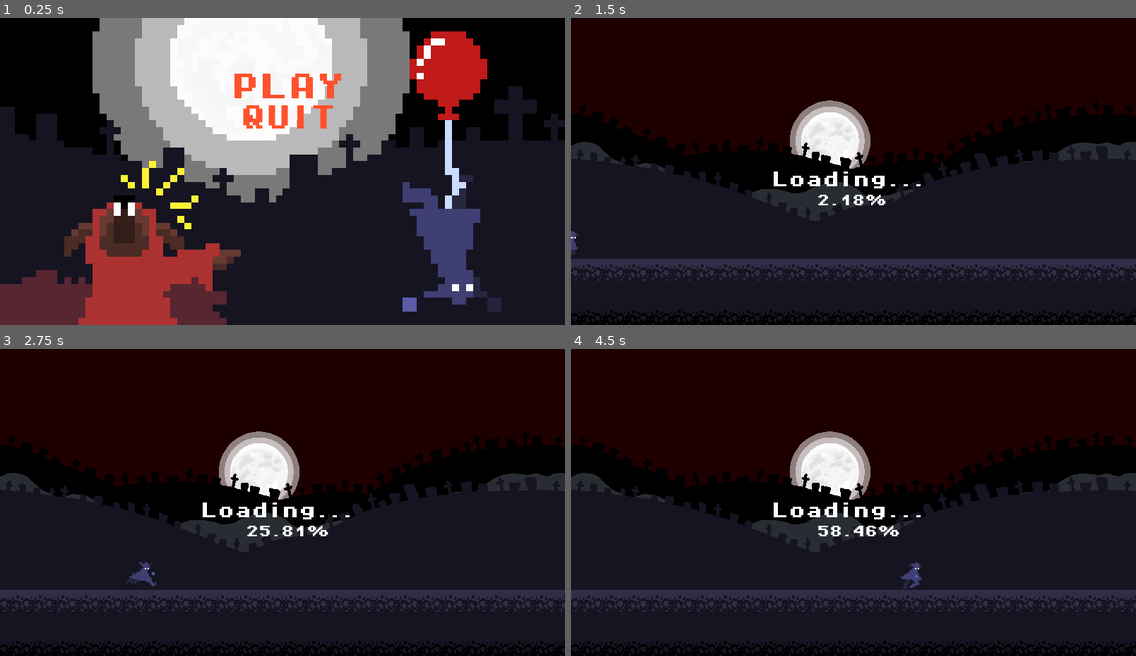
Above: before the commit, frames 1-4 (two rows, left to right).
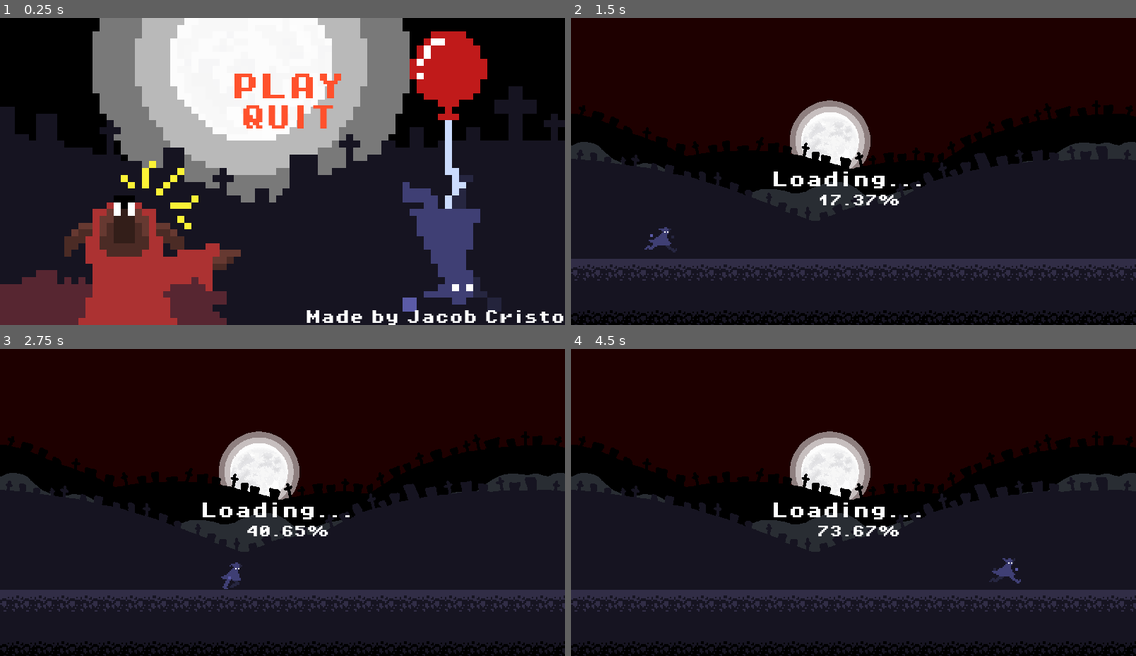
Above: after the commit, the same moments.

Repository: JacobCristo/Happy-Birthday-Baron
Game: Godot game, scene res://Scenes/title.tscn
The game is run twice, just before and just after one commit, with the same random seed, the same clock (stepped at 60 frames per second) and the same inputs.
Inputs (mouse positions are in pixels of both pictures, inside the frame that each line leads up to):
- Up to frame 1 (0.25 s): no input
- Up to frame 2 (1.5 s): click "PLAY" at 0.5 s; tap Space (jump) at 1.25 s; move the mouse to (977, 156) at 1.27 s; hold D (move_right) from 1.28 s (still down); hold Shift (run) from 1.28 s (still down); tap W (enter_door) at 1.35 s
- Up to frame 3 (2.75 s): keep holding D (move_right); tap Space (jump) at 1.52, 1.82, 2.27, 2.57 s; move the mouse to (169, 517) at 2.02 s; release Shift (run) at 2.03 s; tap Shift (run) at 2.1 s; click (169, 517) at 2.3 s
- Up to frame 4 (4.5 s): move the mouse to (910, 434) at 2.77 s; release D (move_right) at 2.78 s; press the mouse at (910, 434) at 2.78 s; hold A (move_left) 2.78-3.53 s; tap Space (jump) at 3.05, 3.6, 3.77, 4.07 s; move the mouse to (825, 563) at 3.52 s; release the mouse at (825, 563) at 3.53 s; hold D (move_right) from 3.53 s (still down); tap W (enter_door) at 3.8, 4.35 s; move the mouse to (1023, 548) at 4.27 s; hold Shift (run) from 4.28 s (still down)

The runs differ from the first frame. In frame 1, 0.8% of the frame differs, in the area x 54-100%, y 95-100%; in frame 2, 0.5%; in frame 3, 0.4%; in frame 4, 0.5%.

Commit message:
door transition animation and title screen changes

Diff:
--- a/first-game/Scenes/door.tscn
+++ b/first-game/Scenes/door.tscn
@@ -5,6 +5,8 @@
 [sub_resource type="RectangleShape2D" id="RectangleShape2D_2wpan"]
 
 [node name="Door" type="Area2D"]
+collision_layer = 0
+collision_mask = 2
 script = ExtResource("1_ix0sm")
 
 [node name="CollisionShape2D" type="CollisionShape2D" parent="."]
--- a/first-game/Scenes/player.tscn
+++ b/first-game/Scenes/player.tscn
@@ -1,8 +1,9 @@
-[gd_scene load_steps=117 format=3 uid="uid://ctfl48arpid3r"]
+[gd_scene load_steps=121 format=3 uid="uid://ctfl48arpid3r"]
 
 [ext_resource type="Script" path="res://Scripts/player.gd" id="1_dfolg"]
 [ext_resource type="Texture2D" uid="uid://cdmaf8wd3b0ve" path="res://Assets/sprites/Baron_Idle-Sheet.png" id="2_x78sb"]
 [ext_resource type="Texture2D" uid="uid://bqstpjuldrbmd" path="res://Assets/sprites/Baron_Run-Sheet.png" id="3_4icum"]
+[ext_resource type="Texture2D" uid="uid://g8dwxf857qq6" path="res://Assets/sprites/Baron_Door_Transition-Sheet.png" id="3_5vnib"]
 [ext_resource type="Texture2D" uid="uid://ua6q72eao2vi" path="res://Assets/sprites/Baron_JumpSmoke-Sheet.png" id="4_0kg0d"]
 [ext_resource type="Texture2D" uid="uid://nyaai1kykqnp" path="res://Assets/sprites/Batron_Fly-Sheet.png" id="4_sl54d"]
 [ext_resource type="Texture2D" uid="uid://d2vox7rr0podp" path="res://Assets/sprites/Baron_Jump-Sheet.png" id="4_vpdq4"]
@@ -37,6 +38,18 @@
 atlas = ExtResource("6_xrqrp")
 region = Rect2(270, 0, 45, 45)
 
+[sub_resource type="AtlasTexture" id="AtlasTexture_lugpv"]
+atlas = ExtResource("3_5vnib")
+region = Rect2(0, 0, 45, 45)
+
+[sub_resource type="AtlasTexture" id="AtlasTexture_ltbp8"]
+atlas = ExtResource("3_5vnib")
+region = Rect2(45, 0, 45, 45)
+
+[sub_resource type="AtlasTexture" id="AtlasTexture_cl0c7"]
+atlas = ExtResource("3_5vnib")
+region = Rect2(90, 0, 45, 45)
+
 [sub_resource type="AtlasTexture" id="AtlasTexture_xow0g"]
 atlas = ExtResource("4_vpdq4")
 region = Rect2(0, 0, 45, 45)
@@ -459,6 +472,20 @@
 }],
 "loop": false,
 "name": &"bat_smoke",
+"speed": 10.0
+}, {
+"frames": [{
+"duration": 1.0,
+"texture": SubResource("AtlasTexture_lugpv")
+}, {
+"duration": 1.0,
+"texture": SubResource("AtlasTexture_ltbp8")
+}, {
+"duration": 1.0,
+"texture": SubResource("AtlasTexture_cl0c7")
+}],
+"loop": false,
+"name": &"door_transition",
 "speed": 10.0
 }, {
 "frames": [{
@@ -801,7 +828,7 @@
 position = Vector2(0, -22.75)
 scale = Vector2(1, 1.01111)
 sprite_frames = SubResource("SpriteFrames_bsbii")
-animation = &"run"
+animation = &"door_transition"
 autoplay = "idle"
 
 [node name="Player" type="CollisionShape2D" parent="."]
--- a/first-game/Scenes/title.tscn
+++ b/first-game/Scenes/title.tscn
@@ -1,9 +1,50 @@
-[gd_scene load_steps=38 format=3 uid="uid://c3xtktk3un7r0"]
+[gd_scene load_steps=51 format=3 uid="uid://c3xtktk3un7r0"]
 
 [ext_resource type="FontFile" uid="uid://cxa6focq4crhl" path="res://Assets/fonts/PixelOperator8-Bold.ttf" id="1_4xgkp"]
 [ext_resource type="Texture2D" uid="uid://bmr6nfjp2rybe" path="res://Assets/sprites/HBDB_Title_Screen_InProgress-Sheet.png" id="1_okm07"]
 [ext_resource type="Script" path="res://Scripts/title.gd" id="1_yf6c7"]
+[ext_resource type="Texture2D" uid="uid://bf1gxlisri76g" path="res://Assets/sprites/HBDB_Title_Fall-Sheet.png" id="2_b4hpe"]
 [ext_resource type="Theme" uid="uid://ca24hai02lrix" path="res://button_theme.tres" id="2_lsxmq"]
+
+[sub_resource type="AtlasTexture" id="AtlasTexture_j607i"]
+atlas = ExtResource("2_b4hpe")
+region = Rect2(0, 0, 80, 45)
+
+[sub_resource type="AtlasTexture" id="AtlasTexture_vcc86"]
+atlas = ExtResource("2_b4hpe")
+region = Rect2(80, 0, 80, 45)
+
+[sub_resource type="AtlasTexture" id="AtlasTexture_wrwq3"]
+atlas = ExtResource("2_b4hpe")
+region = Rect2(160, 0, 80, 45)
+
+[sub_resource type="AtlasTexture" id="AtlasTexture_eb3af"]
+atlas = ExtResource("2_b4hpe")
+region = Rect2(240, 0, 80, 45)
+
+[sub_resource type="AtlasTexture" id="AtlasTexture_dq4vk"]
+atlas = ExtResource("2_b4hpe")
+region = Rect2(320, 0, 80, 45)
+
+[sub_resource type="AtlasTexture" id="AtlasTexture_2qhk4"]
+atlas = ExtResource("2_b4hpe")
+region = Rect2(400, 0, 80, 45)
+
+[sub_resource type="AtlasTexture" id="AtlasTexture_6510u"]
+atlas = ExtResource("2_b4hpe")
+region = Rect2(480, 0, 80, 45)
+
+[sub_resource type="AtlasTexture" id="AtlasTexture_hp4pv"]
+atlas = ExtResource("2_b4hpe")
+region = Rect2(560, 0, 80, 45)
+
+[sub_resource type="AtlasTexture" id="AtlasTexture_rd4ek"]
+atlas = ExtResource("2_b4hpe")
+region = Rect2(640, 0, 80, 45)
+
+[sub_resource type="AtlasTexture" id="AtlasTexture_a71ye"]
+atlas = ExtResource("2_b4hpe")
+region = Rect2(720, 0, 80, 45)
 
 [sub_resource type="AtlasTexture" id="AtlasTexture_11a3f"]
 atlas = ExtResource("1_okm07")
@@ -127,6 +168,41 @@
 
 [sub_resource type="SpriteFrames" id="SpriteFrames_k0tw0"]
 animations = [{
+"frames": [{
+"duration": 1.0,
+"texture": SubResource("AtlasTexture_j607i")
+}, {
+"duration": 1.0,
+"texture": SubResource("AtlasTexture_vcc86")
+}, {
+"duration": 1.0,
+"texture": SubResource("AtlasTexture_wrwq3")
+}, {
+"duration": 1.0,
+"texture": SubResource("AtlasTexture_eb3af")
+}, {
+"duration": 1.0,
+"texture": SubResource("AtlasTexture_dq4vk")
+}, {
+"duration": 1.0,
+"texture": SubResource("AtlasTexture_2qhk4")
+}, {
+"duration": 1.0,
+"texture": SubResource("AtlasTexture_6510u")
+}, {
+"duration": 1.0,
+"texture": SubResource("AtlasTexture_hp4pv")
+}, {
+"duration": 1.0,
+"texture": SubResource("AtlasTexture_rd4ek")
+}, {
+"duration": 1.0,
+"texture": SubResource("AtlasTexture_a71ye")
+}],
+"loop": false,
+"name": &"titlefall",
+"speed": 10.0
+}, {
 "frames": [{
 "duration": 1.0,
 "texture": SubResource("AtlasTexture_11a3f")
@@ -222,6 +298,13 @@
 "name": &"titleidle",
 "speed": 10.0
 }]
+
+[sub_resource type="CircleShape2D" id="CircleShape2D_481r0"]
+radius = 160.2
+
+[sub_resource type="LabelSettings" id="LabelSettings_7vrem"]
+font = ExtResource("1_4xgkp")
+font_size = 50
 
 [sub_resource type="StyleBoxEmpty" id="StyleBoxEmpty_ng3d7"]
 
@@ -234,14 +317,37 @@
 anchor_bottom = 1.0
 grow_horizontal = 2
 grow_vertical = 2
+mouse_filter = 2
 script = ExtResource("1_yf6c7")
 
 [node name="AnimatedSprite2D" type="AnimatedSprite2D" parent="."]
 scale = Vector2(24.75, 24)
 sprite_frames = SubResource("SpriteFrames_k0tw0")
-animation = &"titleidle"
+animation = &"titlefall"
 autoplay = "titleidle"
 centered = false
+
+[node name="FallArea" type="Area2D" parent="."]
+
+[node name="CollisionShape2D" type="CollisionShape2D" parent="FallArea"]
+position = Vector2(1576, 160)
+shape = SubResource("CircleShape2D_481r0")
+
+[node name="Me!" type="Label" parent="."]
+layout_mode = 1
+anchors_preset = 3
+anchor_left = 1.0
+anchor_top = 1.0
+anchor_right = 1.0
+anchor_bottom = 1.0
+offset_left = -913.0
+offset_top = -51.0
+grow_horizontal = 0
+grow_vertical = 0
+text = "Made by Jacob Cristo"
+label_settings = SubResource("LabelSettings_7vrem")
+horizontal_alignment = 1
+vertical_alignment = 1
 
 [node name="VBoxContainer" type="VBoxContainer" parent="."]
 layout_mode = 0
@@ -249,6 +355,7 @@
 offset_top = 192.0
 offset_right = 1240.0
 offset_bottom = 752.0
+mouse_filter = 2
 
 [node name="Play" type="Button" parent="VBoxContainer"]
 layout_mode = 2
@@ -269,3 +376,6 @@
 theme_override_styles/focus = SubResource("StyleBoxEmpty_kvwon")
 text = "QUIT"
 flat = true
+
+[connection signal="mouse_entered" from="FallArea" to="." method="_on_fall_area_mouse_entered"]
+[connection signal="mouse_exited" from="FallArea" to="." method="_on_fall_area_mouse_exited"]
--- a/first-game/Scripts/door.gd
+++ b/first-game/Scripts/door.gd
@@ -1,6 +1,6 @@
 extends Area2D
 
-@onready var player = get_tree().get_first_node_in_group("player")
+@onready var player = get_tree().get_first_node_in_group("player") as Player
 @export var next_scene_path : String = ""
 
 var can_go_through = false
@@ -8,11 +8,19 @@
 func _physics_process(_delta: float) -> void:
 	if can_go_through == true:
 		if Input.is_action_just_pressed("enter_door"):
-			Globals.next_scene = next_scene_path
-			get_tree().change_scene_to_packed(Globals.loading_screen)
+			player.transitioning = true
+			player.sprite.play("door_transition")
+			player.sprite.connect("animation_finished",
+			func():
+				Globals.next_scene = next_scene_path
+				get_tree().change_scene_to_packed(Globals.loading_screen)
+				player.transitioning = false
+			)
 
-func _on_body_entered(_body: Node2D) -> void:
-	can_go_through = true
+func _on_body_entered(body: Node2D) -> void:
+	if body.is_in_group("player"):
+		can_go_through = true
 
-func _on_body_exited(_body: Node2D) -> void:
-	can_go_through = false
+func _on_body_exited(body: Node2D) -> void:
+	if body.is_in_group("player"):
+		can_go_through = false
--- a/first-game/Scripts/globals.gd
+++ b/first-game/Scripts/globals.gd
@@ -2,4 +2,4 @@
 
 var loading_screen = preload("res://Scenes/loading_screen.tscn")
 
-var next_scene: String = "res://Scenes/opening.tscn"
+@export var next_scene: String = "res://Scenes/opening.tscn"
--- a/first-game/Scripts/player.gd
+++ b/first-game/Scripts/player.gd
@@ -9,8 +9,9 @@
 var current_jumps = 0
 var bat_smoke_done = false
 var fall_smoke_done = false
+var transitioning = false
 
-@onready var animated_sprite_2d: AnimatedSprite2D = $AnimatedSprite2D
+@onready var sprite: AnimatedSprite2D = $AnimatedSprite2D
 @onready var timer: Timer = $Timer
 
 func _physics_process(delta: float) -> void:
@@ -43,31 +44,31 @@
 	var direction := Input.get_axis("move_left", "move_right")
 
 	if direction > 0:
-		animated_sprite_2d.flip_h = false
+		sprite.flip_h = false
 	elif direction < 0:
-		animated_sprite_2d.flip_h = true
+		sprite.flip_h = true
 
-	if is_on_floor():
+	if is_on_floor() and !transitioning:
 		if direction == 0:
-			animated_sprite_2d.play("idle")
+			sprite.play("idle")
 		elif Input.is_action_pressed("run"):
-			animated_sprite_2d.play("run")
+			sprite.play("run")
 		else:
-			animated_sprite_2d.play("walk")
+			sprite.play("walk")
 	#IF YOU'RE NOT ON THE FLOOR:
-	else:
+	elif !is_on_floor() and !transitioning:
 		#IF START FLYING, PLAY SMOKE
 		if current_jumps == 2 and !bat_smoke_done:
-			animated_sprite_2d.play("bat_smoke")
-			animated_sprite_2d.connect("animation_finished", func(): bat_smoke_done = true)
+			sprite.play("bat_smoke")
+			sprite.connect("animation_finished", func(): bat_smoke_done = true)
 		#ELSE, FLY NORMALLY
 		elif current_jumps >= 2 and current_jumps <= air_jumps:
-			animated_sprite_2d.play("fly")
+			sprite.play("fly")
 		elif current_jumps > air_jumps and !fall_smoke_done:
-			animated_sprite_2d.play("fall_smoke")
-			animated_sprite_2d.connect("animation_finished", func(): fall_smoke_done = true)
+			sprite.play("fall_smoke")
+			sprite.connect("animation_finished", func(): fall_smoke_done = true)
 		else:
-			animated_sprite_2d.play("fall")
+			sprite.play("fall")
 
 	if Input.is_action_pressed("run"):
 		if direction:
--- a/first-game/Scripts/title.gd
+++ b/first-game/Scripts/title.gd
@@ -2,6 +2,12 @@
 
 @onready var play: Button = $VBoxContainer/Play
 @onready var quit: Button = $VBoxContainer/Quit
+@onready var fall_area: Area2D = $FallArea
+@onready var sprite: AnimatedSprite2D = $AnimatedSprite2D
+
+@export var first_scene = "res://Scenes/loading_screen.tscn"
+
+var mouse_in_area = false
 
 func _ready() -> void:
 	#grab focus for controllers
@@ -9,5 +15,16 @@
 
 	#connect signals for pressing the buttons to play the game or quit the game,
 	#depending on the button
-	play.connect("pressed", func(): get_tree().change_scene_to_file("res://Scenes/opening.tscn"))
+
+	play.connect("pressed", func(): get_tree().change_scene_to_file(first_scene))
 	quit.connect("pressed", func(): get_tree().quit())
+
+func _process(_delta: float) -> void:
+	if Input.is_action_pressed("left_click") and mouse_in_area:
+		sprite.play("titlefall")
+
+func _on_fall_area_mouse_entered() -> void:
+	mouse_in_area = true
+
+func _on_fall_area_mouse_exited() -> void:
+	mouse_in_area = false
--- a/first-game/project.godot
+++ b/first-game/project.godot
@@ -69,6 +69,11 @@
 , Object(InputEventKey,"resource_local_to_scene":false,"resource_name":"","device":-1,"window_id":0,"alt_pressed":false …(186 unchanged characters)…
 ]
 }
+left_click={
+"deadzone": 0.5,
+"events": [Object(InputEventMouseButton,"resource_local_to_scene":false,"resource_name":"","device":-1,"window_id":0,"alt_pressed":false,"shift_pressed":false,"ctrl_pressed":false,"meta_pressed":false,"button_mask":1,"position":Vector2(133, 43),"global_position":Vector2(152, 134),"factor":1.0,"button_index":1,"canceled":false,"pressed":true,"double_click":false,"script":null)
+]
+}
 
 [rendering]
 
Binary file added: first-game/Assets/sprites/Baron_Door_Transition-Sheet.png
Not shown, added: first-game/Assets/sprites/Baron_Door_Transition-Sheet.png.import
Binary file added: first-game/Assets/sprites/HBDB_Title_Fall-Sheet.png
Not shown, added: first-game/Assets/sprites/HBDB_Title_Fall-Sheet.png.import
